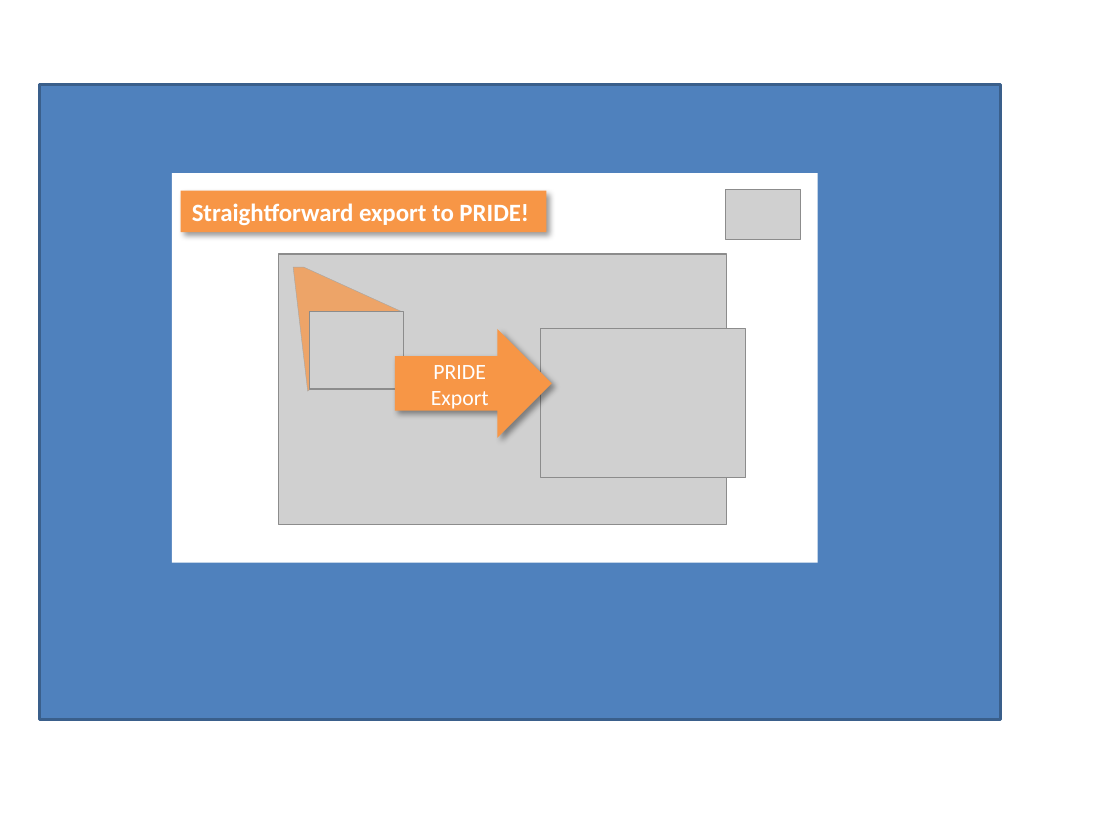
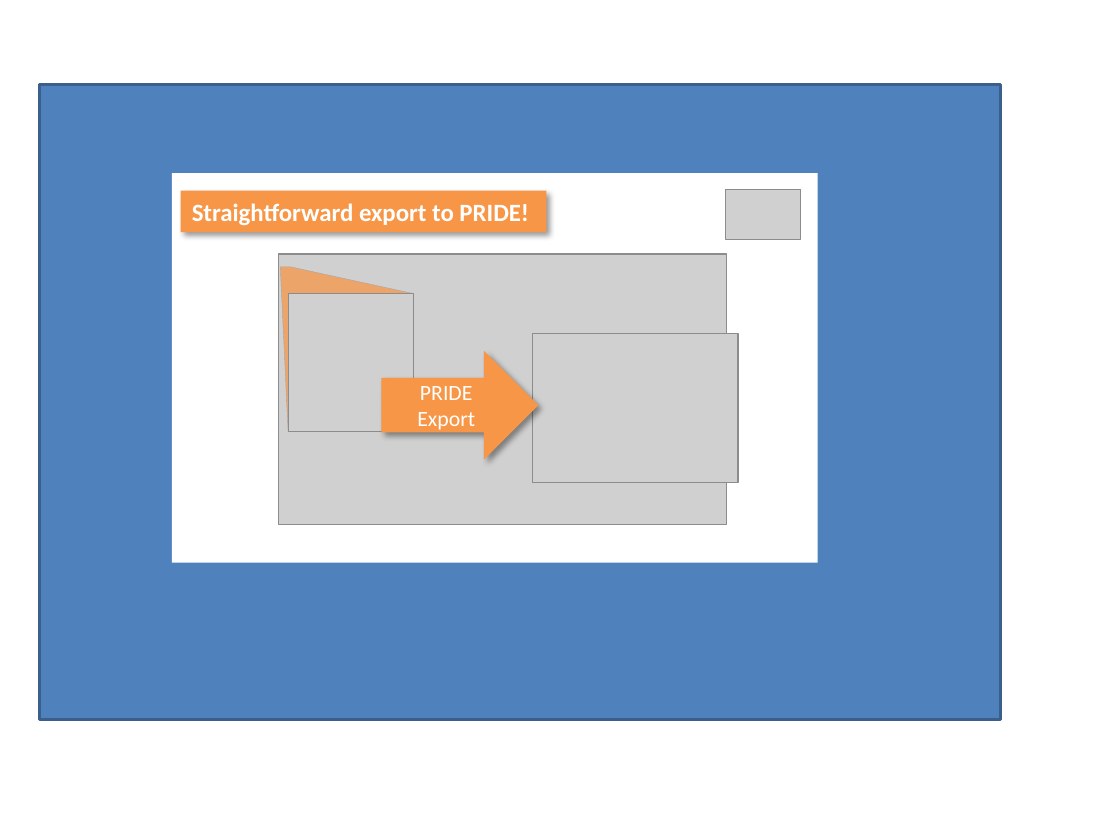
Before and after one commit to compomics/peptide-shaker, a slide deck: slide 9 of wiki/getting_started/getting_started.pptx (slide 8 before the commit). Drawn at 1120x840 pixels with LibreOffice and Linux fonts; fonts in the diff are those of the drawing; grey boxes stand for pictures. Boxes give left, top, right and bottom in pixels: in the first picture for what was removed or moved away, otherwise in the second. Text is boxed around its words. In the diff, an @@ line names an element or a change of style, - is before the commit and + after.

```diff
--- a/wiki/getting_started/getting_started.pptx
+++ b/wiki/getting_started/getting_started.pptx
@@ freeform shape: place and size @@
-freeform shape at box(293, 268, 403, 392)
+freeform shape at box(280, 267, 413, 431)
@@ picture added at box(289, 293, 414, 431) @@
@@ picture removed at box(309, 311, 403, 389) @@
@@ right arrow "PRIDE Export": place and size @@
-right arrow "PRIDE Export" at box(395, 329, 552, 438)
+right arrow "PRIDE Export" at box(382, 351, 539, 459)
@@ picture: place and size @@
-picture at box(540, 329, 746, 478)
+picture at box(532, 333, 738, 482)
```
Also in this commit, not shown: 1 other slide changed, 1 slide added.
